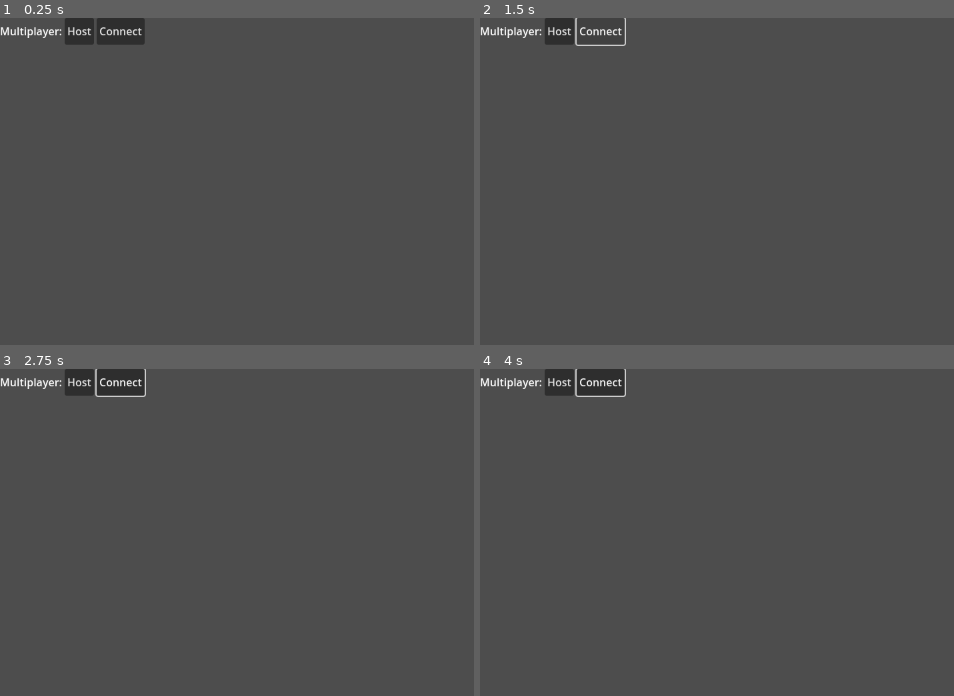
Above: before the commit, frames 1-4 (two rows, left to right).
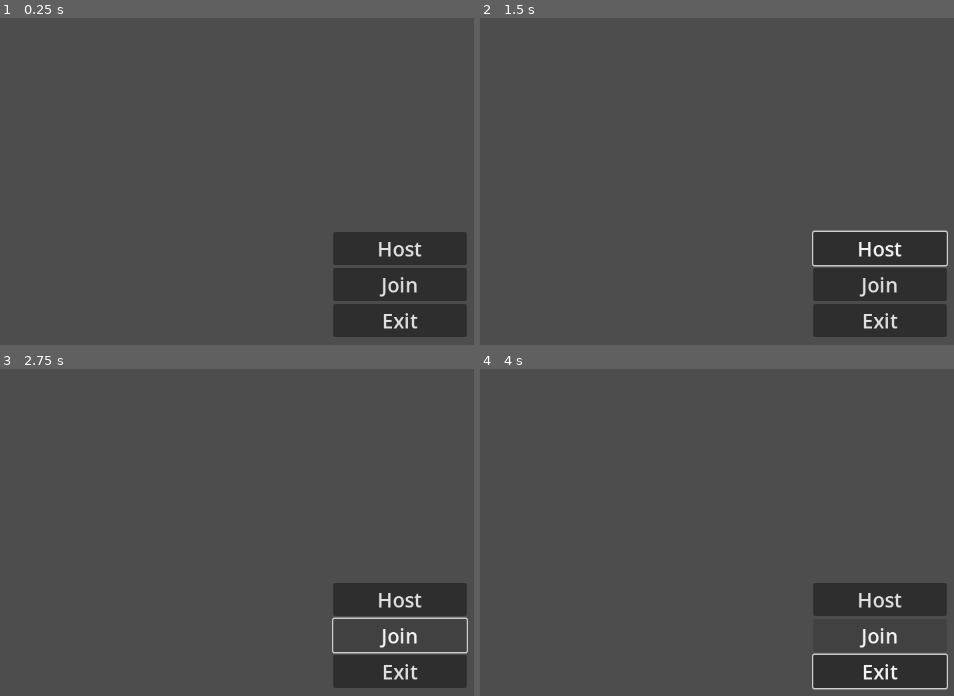
Above: after the commit, the same moments.

Repository: joemicmc/Survival
Game: Godot game, scene res://view/menu/menu.tscn
Two runs of this game, one before a commit and one after it. Both use one fixed random seed, a clock stepped at 60 frames per second and the inputs below. Before the commit the project starts from res://scenes/main.tscn.
Inputs (mouse positions are in pixels of both pictures, inside the frame that each line leads up to):
- Up to frame 1 (0.25 s): no input
- Up to frame 2 (1.5 s): click "Host" at 0.5 s; click (598, 31) at 1.25 s, where only the run before the commit has a clickable "Connect"
- Up to frame 3 (2.75 s): click (398, 633) at 2 s, where only the run after the commit has a clickable "Join"
- Up to frame 4 (4 s): hold Right (ui_right) 2.78-3.53 s; hold Down (ui_down) from 3.53 s (still down)

The runs differ from the first frame. In frame 1, 9.7% of the frame differs, in the area x 0-99%, y 0-98%; in frame 2, 9.5%; in frame 3, 7.6%; in frame 4, 7.6%.

Commit message:
Added some scene management

Diff:
--- a/godot/entity/player.gd
+++ b/godot/entity/player/player.gd
@@ -1,6 +1,7 @@
 class_name Player
 extends MultiplayerNode
 
+const PATH = "res://entity/player/player.tscn"
 const SPEED := 10.0
 
 @export var target_pos := Vector2.ZERO
@@ -11,7 +12,7 @@
 @onready var label: Label = %Label
 
 static func instance(id: int) -> Player:
-	var player = preload("res://entity/player.tscn").instantiate()
+	var player = preload(PATH).instantiate()
 	player.name = str(id)
 	player.colour = Color(randf_range(0.25, 1), randf_range(0.25, 1), randf_range(0.25, 1))
 	return player
--- a/godot/entity/player.tscn
+++ b/godot/entity/player/player.tscn
@@ -1,6 +1,6 @@
-[gd_scene load_steps=6 format=3 uid="uid://bfxwax2ouvjxx"]
+[gd_scene load_steps=6 format=3]
 
-[ext_resource type="Script" path="res://entity/player.gd" id="1_ccgdw"]
+[ext_resource type="Script" path="res://entity/player/player.gd" id="1_ccgdw"]
 [ext_resource type="Texture2D" uid="uid://bol3njkjydtce" path="res://icon.svg" id="2_lv7je"]
 [ext_resource type="Script" path="res://entity/server_sync.gd" id="2_t1q7h"]
 
--- /dev/null
+++ b/godot/event/event.gd
@@ -0,0 +1,2 @@
+class_name Event
+extends RefCounted
--- /dev/null
+++ b/godot/game/game_service.gd
@@ -0,0 +1,4 @@
+extends Node
+
+func quit() -> void:
+	get_tree().quit()
--- /dev/null
+++ b/godot/multiplayer/multiplayer_service.gd
@@ -0,0 +1,36 @@
+extends Node
+
+const PORT := 4433
+const ADDRESS := "192.168.1.200"
+
+var spawner := Spawner.new()
+
+func _ready() -> void:
+	add_child(spawner, true)
+
+	multiplayer.peer_connected.connect(
+		func(id: int):
+			if (multiplayer.is_server()):
+				spawner.add_player(id))
+
+	multiplayer.peer_disconnected.connect(
+		func(id: int):
+			if (multiplayer.is_server()):
+				spawner.remove_player(id))
+
+	multiplayer.server_disconnected.connect(
+		func():
+			ViewService.change_root(Menu.PATH))
+
+func try_create_peer(is_server: bool = false) -> bool:
+	var peer = ENetMultiplayerPeer.new()
+	if is_server:
+		peer.create_server(PORT)
+	else:
+		peer.create_client(ADDRESS, PORT)
+	if peer.get_connection_status() == MultiplayerPeer.CONNECTION_DISCONNECTED:
+		return false
+	multiplayer.multiplayer_peer = peer
+	if is_server:
+		spawner.add_player(1)
+	return true
--- /dev/null
+++ b/godot/multiplayer/spawner.gd
@@ -0,0 +1,15 @@
+class_name Spawner
+extends MultiplayerSpawner
+
+func _ready() -> void:
+	spawn_path = get_path()
+	spawn_limit = 4
+	add_spawnable_scene(Player.PATH)
+
+func add_player(id: int) -> void:
+	add_child(Player.instance(id), true)
+
+func remove_player(id: int) -> void:
+	if not has_node(str(id)):
+		return
+	get_node(str(id)).queue_free()
--- a/godot/project.godot
+++ b/godot/project.godot
@@ -11,9 +11,15 @@
 [application]
 
 config/name="Survival"
-run/main_scene="res://scenes/main.tscn"
+run/main_scene="res://view/menu/menu.tscn"
 config/features=PackedStringArray("4.0", "Forward Plus")
 config/icon="res://icon.svg"
+
+[autoload]
+
+MultiplayerService="*res://multiplayer/multiplayer_service.gd"
+GameService="*res://game/game_service.gd"
+ViewService="*res://view/view_service.gd"
 
 [display]
 
--- a/godot/scenes/main.gd
+++ /dev/null
@@ -1,55 +0,0 @@
-class_name Main
-extends Node
-
-const PORT := 4433
-const ADDRESS := "192.168.1.200"
-
-@onready var ui: Control = %UI
-@onready var host: Button = %Host
-@onready var connect: Button = %Connect
-@onready var multiplayer_spawner: MultiplayerSpawner = %MultiplayerSpawner
-
-func _ready() -> void:
-	host.pressed.connect(
-		func():
-			set_peer(true))
-
-	connect.pressed.connect(
-		func():
-			set_peer(false))
-
-	multiplayer.peer_connected.connect(
-		func(id: int):
-			if (multiplayer.is_server()):
-				add_player(id))
-
-	multiplayer.peer_disconnected.connect(
-		func(id: int):
-			if (multiplayer.is_server()):
-				remove_player(id))
-
-	multiplayer.server_disconnected.connect(
-		func():
-			ui.show())
-
-func set_peer(is_server: bool) -> void:
-	var peer = ENetMultiplayerPeer.new()
-	if is_server:
-		peer.create_server(PORT)
-	else:
-		peer.create_client(ADDRESS, PORT)
-	if peer.get_connection_status() == MultiplayerPeer.CONNECTION_DISCONNECTED:
-		OS.alert("Disconnected")
-		return
-	multiplayer.multiplayer_peer = peer
-	if is_server:
-		add_player(1)
-	ui.hide()
-
-func add_player(id: int) -> void:
-	multiplayer_spawner.add_child(Player.instance(id), true)
-
-func remove_player(id: int) -> void:
-	if not multiplayer_spawner.has_node(str(id)):
-		return
-	multiplayer_spawner.get_node(str(id)).queue_free()
--- a/godot/scenes/main.tscn
+++ /dev/null
@@ -1,38 +0,0 @@
-[gd_scene load_steps=2 format=3 uid="uid://di3qhqetrmm2q"]
-
-[ext_resource type="Script" path="res://scenes/main.gd" id="1_6cepg"]
-
-[node name="Main" type="Node"]
-script = ExtResource("1_6cepg")
-
-[node name="UI" type="Control" parent="."]
-unique_name_in_owner = true
-layout_mode = 3
-anchors_preset = 0
-offset_right = 40.0
-offset_bottom = 40.0
-
-[node name="Options" type="HBoxContainer" parent="UI"]
-layout_mode = 2
-offset_right = 312.0
-offset_bottom = 40.0
-
-[node name="Multiplayer" type="Label" parent="UI/Options"]
-layout_mode = 2
-text = "Multiplayer:"
-
-[node name="Host" type="Button" parent="UI/Options"]
-unique_name_in_owner = true
-layout_mode = 2
-text = "Host"
-
-[node name="Connect" type="Button" parent="UI/Options"]
-unique_name_in_owner = true
-layout_mode = 2
-text = "Connect"
-
-[node name="MultiplayerSpawner" type="MultiplayerSpawner" parent="."]
-unique_name_in_owner = true
-_spawnable_scenes = PackedStringArray("res://entity/player.tscn")
-spawn_path = NodePath(".")
-spawn_limit = 1
--- /dev/null
+++ b/godot/theme/theme.tres
@@ -0,0 +1,5 @@
+[gd_resource type="Theme" format=3 uid="uid://cx8xckl7cwbxg"]
+
+[resource]
+Button/font_sizes/font_size = 30
+Label/font_sizes/font_size = 30
--- /dev/null
+++ b/godot/view/game/game.gd
@@ -0,0 +1,4 @@
+class_name Game
+extends View
+
+const PATH = "res://view/game/game.tscn"
--- /dev/null
+++ b/godot/view/game/game.tscn
@@ -0,0 +1,16 @@
+[gd_scene load_steps=2 format=3 uid="uid://c2icv0ncf3o0b"]
+
+[ext_resource type="Script" path="res://view/game/game.gd" id="1_cuxui"]
+
+[node name="Game" type="CanvasLayer"]
+script = ExtResource("1_cuxui")
+
+[node name="Label" type="Label" parent="."]
+anchors_preset = 5
+anchor_left = 0.5
+anchor_right = 0.5
+offset_left = 49.0
+offset_right = 95.0
+offset_bottom = 26.0
+grow_horizontal = 2
+text = "Game"
--- /dev/null
+++ b/godot/view/menu/menu.gd
@@ -0,0 +1,25 @@
+class_name Menu
+extends View
+
+const PATH := "res://view/menu/menu.tscn"
+
+@onready var host: Button = %Host
+@onready var join: Button = %Join
+@onready var exit: Button = %Exit
+
+func _ready() -> void:
+	super._ready()
+
+	host.pressed.connect(
+		func():
+			if MultiplayerService.try_create_peer(true):
+				ViewService.change_root(Game.PATH))
+
+	join.pressed.connect(
+		func():
+			if MultiplayerService.try_create_peer():
+				ViewService.change_root(Game.PATH))
+
+	exit.pressed.connect(
+		func():
+			GameService.quit())
--- /dev/null
+++ b/godot/view/menu/menu.tscn
@@ -0,0 +1,36 @@
+[gd_scene load_steps=2 format=3 uid="uid://bmo6d4hgp7xy6"]
+
+[ext_resource type="Script" path="res://view/menu/menu.gd" id="1_af6jq"]
+
+[node name="Menu" type="CanvasLayer"]
+script = ExtResource("1_af6jq")
+
+[node name="Options" type="VBoxContainer" parent="."]
+custom_minimum_size = Vector2(200, 0)
+anchors_preset = 8
+anchor_left = 0.5
+anchor_top = 0.5
+anchor_right = 0.5
+anchor_bottom = 0.5
+offset_left = -100.0
+offset_top = -50.5
+offset_right = 100.0
+offset_bottom = 50.5
+grow_horizontal = 2
+grow_vertical = 2
+
+[node name="Host" type="Button" parent="Options"]
+unique_name_in_owner = true
+layout_mode = 2
+text = "Host"
+
+[node name="Join" type="Button" parent="Options"]
+unique_name_in_owner = true
+layout_mode = 2
+text = "Join
+"
+
+[node name="Exit" type="Button" parent="Options"]
+unique_name_in_owner = true
+layout_mode = 2
+text = "Exit"
--- /dev/null
+++ b/godot/view/view.gd
@@ -0,0 +1,12 @@
+class_name View
+extends CanvasLayer
+
+func _init() -> void:
+	set_process_mode(Node.PROCESS_MODE_ALWAYS)
+
+func _ready() -> void:
+	var theme = load("res://theme/theme.tres")
+	for child in get_children().filter(
+		func(x: Node):
+			return x is Control):
+				child.theme = theme
--- /dev/null
+++ b/godot/view/view_service.gd
@@ -0,0 +1,7 @@
+extends Node
+
+var stack: Array[View] = []
+
+func change_root(path: String) -> void:
+	stack.clear()
+	get_tree().change_scene_to_file(path)
Renamed: godot/entity/multiplayer_node.gd -> godot/multiplayer/multiplayer_node.gd
Not shown, changed: godot/version.txt
